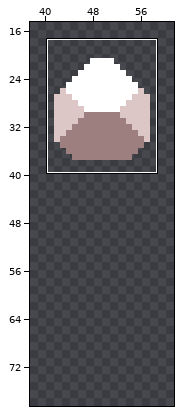
A sprite sheet gets an edit: assets/sprites/units/heap/heap-cell.png. The first picture is a wide view before the edit; the outline marks the close-up.
Close-up. As it was:
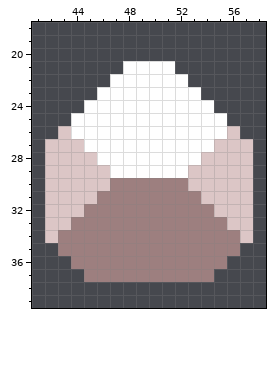
The file is 110x110 pixels. Shown: x 41..58, y 18..39. The old version is drawn lined up with the new one, on the new canvas. The wide view leaves out empty margins. The commit also changed other parts of the picture, which this record leaves out.
New version:
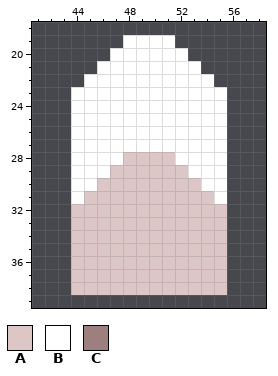
Palette (. is transparent): A #dcc6c6  B #ffffff  C #9d7f7f
Diff:
canvas 110x110 -> 100x100, the old top-left corner now at -5,7 (the part of the old canvas that was cut away was empty and is not shown)
Changed rows in their new state; - is an unchanged pixel.
first column x 42:
19 ------BBBB------
20 -----BBBBBB-----
21 ----BB----BB----
22 ---BB------BB---
23 --BB--------BB--
24 --B----------B--
26 -.------------.-
27 ..B----------B..
28 ..BB--AAAA--BB..
29 ..BBBAAAAAABBB..
30 ..BB-AAAAAA-BB..
31 ..B-AAAAAAAA-B..
32 ..-AAAAAAAAAA-..
33 ..AAAAAAAAAAAA..
34 ..AAAAAAAAAAAA..
35 -.AAAAAAAAAAAA.-
36 --AAAAAAAAAAAA--
37 --AAAAAAAAAAAA--
38 --AAAAAAAAAAAA--
Where, in picture pixels (left, top, right, bottom), the same in both close-ups:
changed: (45, 35, 253, 295)
